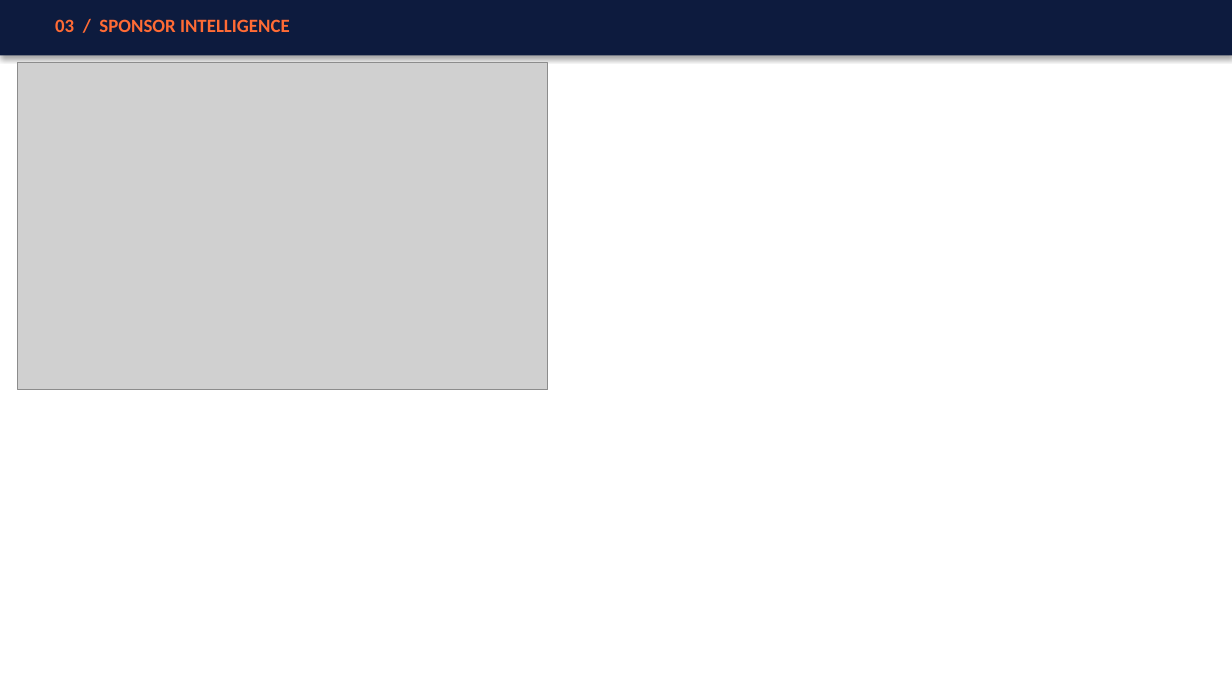
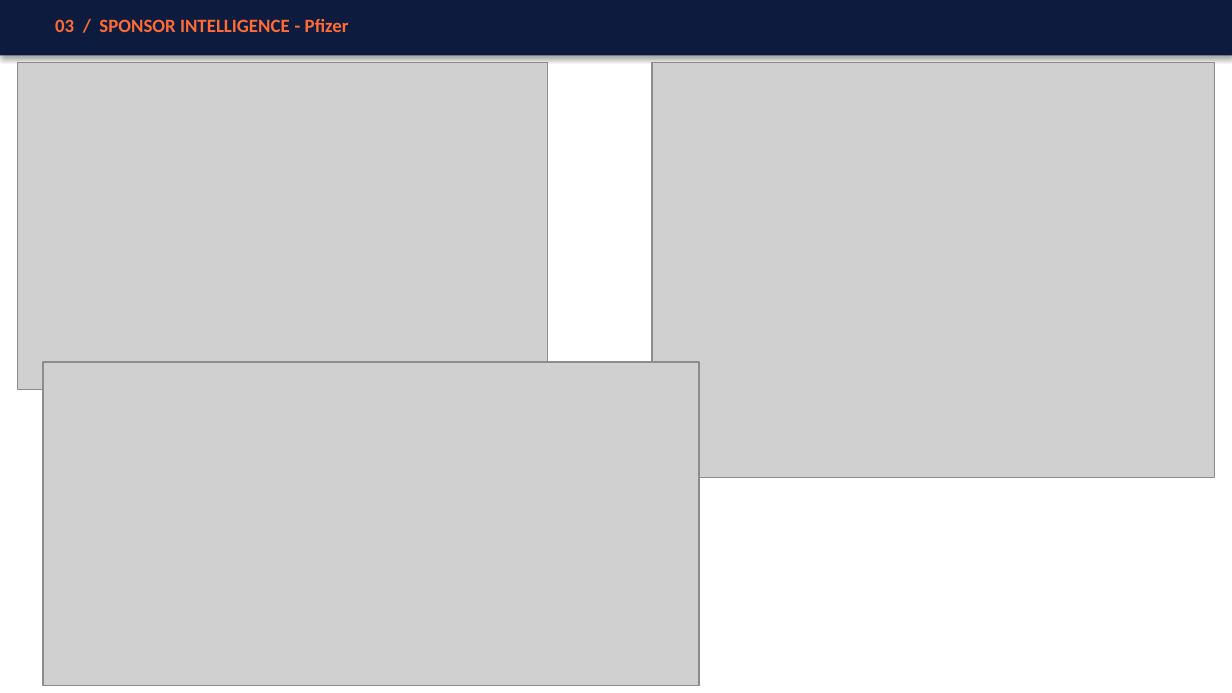
Before and after one commit to SHASANKsp/ClinicalTrails_application, a slide deck: slide 12 of ClinicalTrials_KG_LinkedIn_v2.pptx. Drawn at 1232x693 pixels with LibreOffice and Linux fonts; fonts in the diff are those of the drawing; grey boxes stand for pictures. Boxes give left, top, right and bottom in pixels: in the first picture for what was removed or moved away, otherwise in the second. Text is boxed around its words. In the diff, an @@ line names an element or a change of style, - is before the commit and + after.

```diff
--- a/ClinicalTrials_KG_LinkedIn_v2.pptx
+++ b/ClinicalTrials_KG_LinkedIn_v2.pptx
@@ text at (55,19,349,32): text changed @@
-03 / SPONSOR INTELLIGENCE
+03 / SPONSOR INTELLIGENCE - Pfizer
@@ picture added at (652,63,1214,478) @@
@@ picture added at (43,362,699,686) @@
```
Also in this commit, not shown: 1 other slide changed, 3 slides added, 1 other file.
